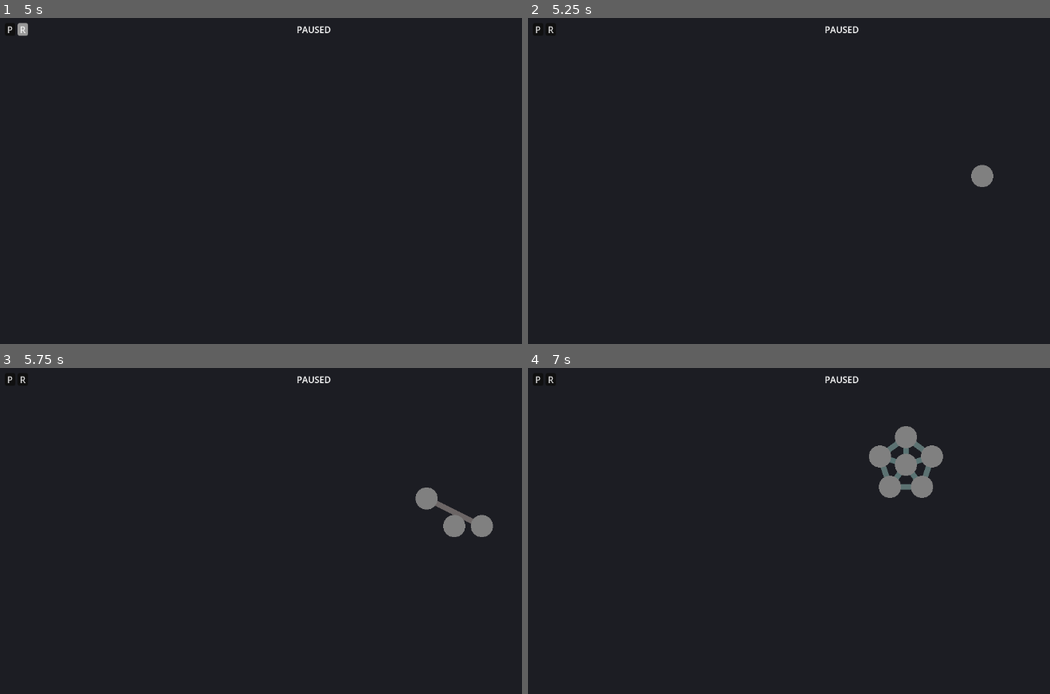
Above: before the commit, frames 1-4 (two rows, left to right).
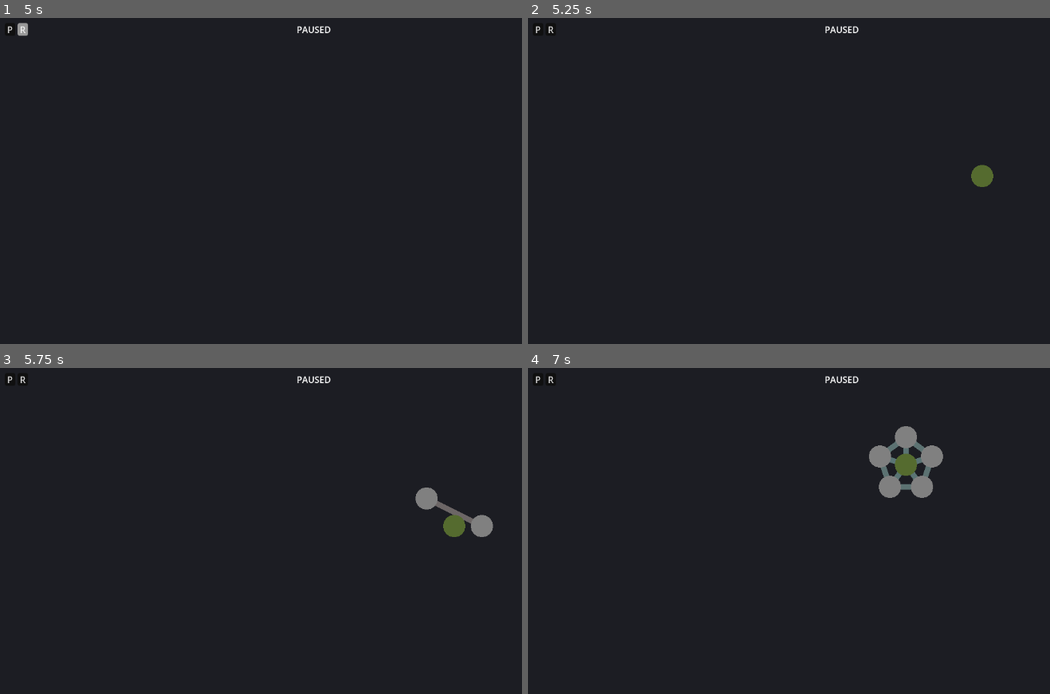
Above: after the commit, the same moments.

Repository: Argonbart/GoPrototyping
Game: Godot game, scene res://main.tscn
The game is run twice, just before and just after one commit, with the same random seed, the same clock (stepped at 60 frames per second) and the same inputs.
Inputs (mouse positions are in pixels of both pictures, inside the frame that each line leads up to):
- Up to frame 1 (5 s): click "P" at 0.5 s; click "R" at 1.25 s; click "P" at 2 s; click "R" at 2.75 s; click "P" at 3.5 s; click "R" at 4.25 s
- Up to frame 2 (5.25 s): tap Enter (ui_accept) at 5 s; move the mouse to (982, 174) at 5.02 s; hold 1 (1) from 5.03 s (still down)
- Up to frame 3 (5.75 s): keep holding 1 (1); tap Enter (ui_accept) at 5.27 s; tap 2 (2) at 5.3 s
- Up to frame 4 (7 s): tap Enter (ui_accept) at 5.75, 6.02 s; move the mouse to (715, 560) at 5.77 s; release 1 (1) at 5.78 s; tap 2 (2) at 5.85 s; tap 3 (3) at 6.05 s; tap R (reset) at 6.5 s; move the mouse to (903, 465) at 6.52 s; hold 3 (3) from 6.53 s (still down); tap 4 (4) at 6.8 s

Frame 1 is identical in both runs. In frame 2, 0.2% of the frame differs, in the area x 84-90%, y 44-52%; in frame 3, 0.2%; in frame 4, 0.2%, in the area x 70-75%, y 26-34%.

Commit message:
add mouse interaction

Diff:
--- a/soft_bodies/project.godot
+++ b/soft_bodies/project.godot
@@ -52,6 +52,11 @@
 "events": [Object(InputEventKey,"resource_local_to_scene":false,"resource_name":"","device":-1,"window_id":0,"alt_press …(192 unchanged characters)…
 ]
 }
+interact={
+"deadzone": 0.2,
+"events": [Object(InputEventMouseButton,"resource_local_to_scene":false,"resource_name":"","device":-1,"window_id":0,"alt_pressed":false,"shift_pressed":false,"ctrl_pressed":false,"meta_pressed":false,"button_mask":1,"position":Vector2(195, 10),"global_position":Vector2(203, 46),"factor":1.0,"button_index":1,"canceled":false,"pressed":true,"double_click":false,"script":null)
+]
+}
 
 [rendering]
 
--- a/soft_bodies/softbody.gd
+++ b/soft_bodies/softbody.gd
@@ -9,6 +9,9 @@
 
 	var displacement_accumulator: Vector2
 	var number_of_accumulations: int
+
+	var is_highlit: bool
+	var is_interacted_with: bool
 
 
 	func set_velocity(vel: Vector2):
--- a/soft_bodies/softbody_renderer.gd
+++ b/soft_bodies/softbody_renderer.gd
@@ -22,5 +22,8 @@
 		var color = Color.DIM_GRAY.lerp(Color.RED, t)
 		draw_line(c.a.position, c.b.position, color, 10)
 
-	for b in body.points:
-		draw_circle(b.position, b.radius, Color.WEB_GRAY)
+	for p in body.points:
+		var color = Color.DARK_OLIVE_GREEN if p.is_highlit else Color.WEB_GRAY
+		if p.is_interacted_with:
+			color = Color.GREEN
+		draw_circle(p.position, p.radius, color)
--- a/soft_bodies/softbody_ui.gd
+++ b/soft_bodies/softbody_ui.gd
@@ -6,6 +6,8 @@
 
 @export var button_pause: Button
 @export var button_reset: Button
+
+var currently_grabbed_point
 
 
 func _ready() -> void:
@@ -38,6 +40,29 @@
 func _physics_process(_delta: float) -> void:
 	label_paused.visible = true if body.is_paused else false
 
+	# handle mouse dragging
+	var mouse_pos: Vector2 = body.get_global_mouse_position()
+	var mouse_just_pressed = Input.is_action_just_pressed("interact")
+	var mouse_pressed = Input.is_action_pressed("interact")
+	var interact_radius = 7.5
+
+	for p in body.points:
+		if mouse_pos.distance_to(p.position) < p.radius + interact_radius:
+			p.is_highlit = true
+			if mouse_just_pressed:
+				currently_grabbed_point = p
+				p.is_interacted_with = true
+			break
+		else:
+			p.is_highlit = false
+
+	if currently_grabbed_point:
+		if not mouse_pressed:
+			currently_grabbed_point.is_interacted_with = false
+			currently_grabbed_point = null
+		else:
+			currently_grabbed_point.position = mouse_pos
+
 
 func handle_pause_button_pressed():
 	body.is_paused = !body.is_paused
